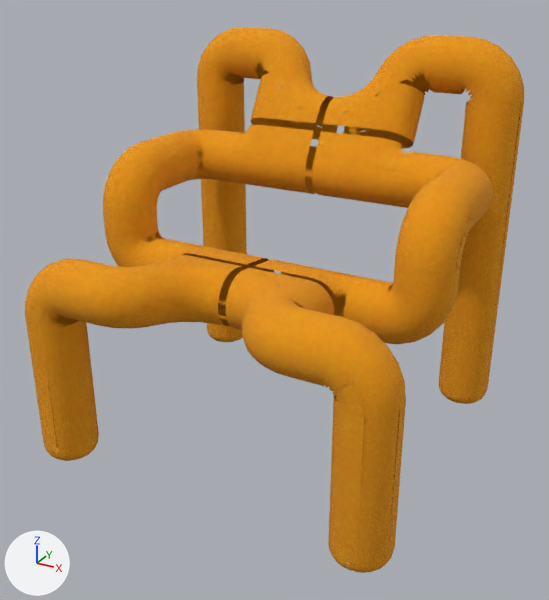
An edit to the glTF model assets/ekstrem-v25.glb, drawn before and after from the same camera.
Rendered twice from a 50 mm camera at (0.678, -1.27, 0.915) aimed at (0.01, -0.056, 0.308). The lights are fixed; the arrows at lower left show +X, +Y and +Z. The older version comes first. Where no turn or scale is listed for an object, it has been applied to the vertices. Vertices at exactly the same position are counted once.
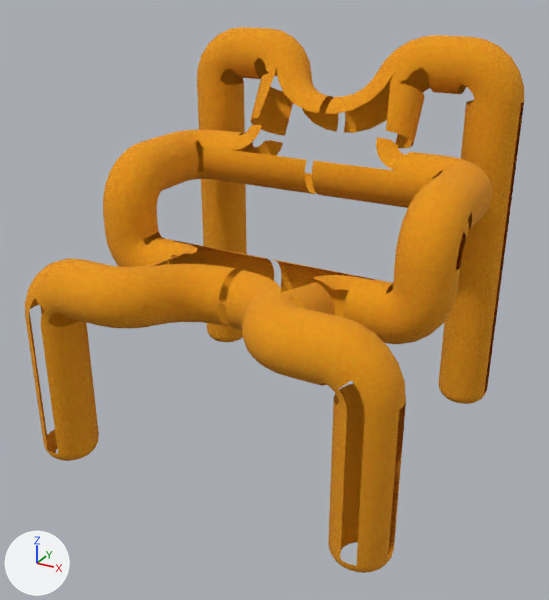
The change, as a list of edits to the scene's bpy script:
```text
Change me_mesh_0_001:
    used by ob_mesh_0; location = (-0.375, -0.154, 0.288)
    remove me_mesh_0_001.from_pydata(...)  # 730 vertices, 1235 faces; spans x 0.0..0.367, y 0.007..0.393, z 0.0..0.318
    add me_mesh_0_001.from_pydata(...)  # 648 vertices, 1155 faces; spans x 0.0..0.367, y 0.007..0.393, z 0.0..0.318
    me_mesh_0_001 part 1: 42 vertices removed from x 0.001..0.241, y 0.009..0.135, z 0.001..0.239
    me_mesh_0_001 part 2: 38 vertices removed from x 0.105..0.367, y 0.254..0.393, z 0.21..0.318
    me_mesh_0_001 part 3: 2 vertices removed from x 0.367, y 0.007..0.021, z 0.009..0.118
Change me_mesh_1_001:
    used by ob_mesh_1; location = (-0.375, 0.152, 0.0)
    remove me_mesh_1_001.from_pydata(...)  # 506 vertices, 841 faces; spans x 0.0..0.367, y 0.0..0.185, z 0.0..0.79
    add me_mesh_1_001.from_pydata(...)  # 452 vertices, 790 faces; spans x 0.0..0.367, y 0.002..0.185, z 0.001..0.79
    me_mesh_1_001 part 4
    48 vertices are removed from x 0.001..0.367, y 0.0..0.168, z 0.0..0.723
    52 faces are deleted
    5 new faces join them
    other edits to the shape of me_mesh_1_001 do not show in these pictures
Change me_mesh_2_001:
    used by ob_mesh_2; location = (-0.375, -0.373, 0.0)
    remove me_mesh_2_001.from_pydata(...)  # 529 vertices, 874 faces; spans x 0.0..0.367, y 0.0..0.225, z 0.0..0.43
    add me_mesh_2_001.from_pydata(...)  # 469 vertices, 817 faces; spans x 0.0..0.367, y 0.0..0.224, z 0.001..0.43
    me_mesh_2_001 part 5
    53 vertices are removed from x 0.001..0.367, y 0.001..0.225, z 0.001..0.423
    59 faces are deleted
    7 new faces join them
    other edits to the shape of me_mesh_2_001 do not show in these pictures
Change me_mesh_0:
    used by ob_mesh_0_001; parent = ob_9376_001; location = (0.0, 0.0, 0.0)
    remove me_mesh_0.from_pydata(...)  # 730 vertices, 1235 faces; spans x 0.0..14.4, y -12.5..0.0, z 0.3..15.5
    add me_mesh_0.from_pydata(...)  # 648 vertices, 1155 faces; spans x 0.0..14.4, y -12.5..0.0, z 0.3..15.5
    me_mesh_0 part 6: 42 vertices removed from x 0.0..9.5, y -9.4..0.0, z 0.4..5.3
    me_mesh_0 part 7: 38 vertices removed from x 4.1..14.4, y -12.5..-8.3, z 10.0..15.5
    me_mesh_0 part 8: 2 vertices removed from x 14.4, y -4.6..-0.3, z 0.3..0.8
Change me_mesh_1:
    used by ob_mesh_1_001; parent = ob_9377_001; location = (0.0, 0.0, 0.0)
    remove me_mesh_1.from_pydata(...)  # 506 vertices, 841 faces; spans x 0.0..14.4, y -31.1..0.0, z 0.0..7.3
    add me_mesh_1.from_pydata(...)  # 452 vertices, 790 faces; spans x 0.0..14.4, y -31.1..-0.1, z 0.1..7.3
    me_mesh_1 part 9
    48 vertices are removed from x 0.0..14.4, y -28.5..0.0, z 0.0..6.6
    52 faces are deleted
    5 new faces join them
    other edits to the shape of me_mesh_1 do not show in these pictures
Change me_mesh_2:
    used by ob_mesh_2_001; parent = ob_9378_001; location = (0.0, 0.0, 0.0)
    remove me_mesh_2.from_pydata(...)  # 529 vertices, 874 faces; spans x 0.0..14.4, y -16.9..0.0, z 0.0..8.8
    add me_mesh_2.from_pydata(...)  # 469 vertices, 817 faces; spans x 0.0..14.4, y -16.9..-0.1, z 0.0..8.8
    me_mesh_2 part 10
    53 vertices are removed from x 0.0..14.4, y -16.6..0.0, z 0.0..8.8
    59 faces are deleted
    7 new faces join them
    other edits to the shape of me_mesh_2 do not show in these pictures
```

What differs and where, as boxes (x1, y1, x2, y2) in the pictures (549 x 600 px):
'Mesh_2.001', reshaped: before (226, 268, 406, 573); after (226, 270, 406, 573)
'Mesh_1.001', reshaped: before (323, 35, 524, 404); after (325, 35, 524, 404)
'Mesh_0.001', reshaped (8% narrower): before (255, 131, 493, 344); after (273, 137, 493, 344)
'Mesh_2', reshaped: before (25, 255, 241, 461); after (25, 256, 235, 461)
'Mesh_0', reshaped: before (103, 125, 322, 316); after (103, 125, 316, 305)
'Mesh_1', reshaped: before (197, 27, 338, 342); after (197, 27, 339, 342)
part 1 of me_mesh_0_001, deleted: before (142, 232, 257, 310)
part 2 of me_mesh_0_001, deleted (orange): before (193, 125, 322, 174)
part 3 of me_mesh_0_001, deleted: before (196, 254, 262, 316)
part 4 of me_mesh_1_001, cut back: before (219, 58, 337, 140); after (219, 73, 275, 115)
part 5 of me_mesh_2_001, cut back: before (29, 255, 241, 454); after (48, 256, 177, 447)
part 6 of me_mesh_0, deleted: before (271, 212, 472, 297)
part 7 of me_mesh_0, deleted (orange): before (314, 131, 442, 180)
part 8 of me_mesh_0, deleted: before (255, 260, 312, 278)
part 9 of me_mesh_1, cut back: before (323, 67, 524, 393); after (386, 82, 474, 128)
part 10 of me_mesh_2, cut back: before (245, 268, 406, 566); after (283, 282, 340, 409)
